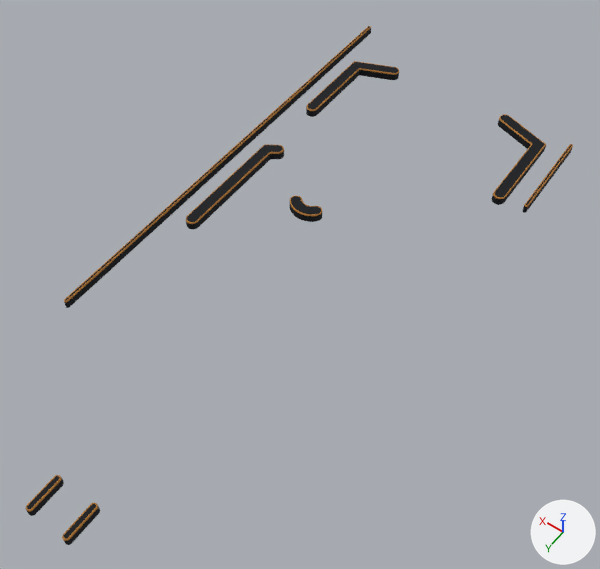
The COLLADA model Art/Models/premium/meridian-walls.dae: old version first, new version second.
Camera for both pictures: a 50 mm camera at (-0.97, 1.26, 1.95) aimed at (-0.06, -0.01, -0.04). Lighting does not change. The marker at lower right points along +X, +Y and +Z. The picture after the commit comes second. Vertices at exactly the same position are counted once.

Before the edit, the objects in view are built like this:
```python
me_accent = bpy.data.meshes.new('accent')
me_accent.from_pydata(...)  # 720 vertices, 1080 faces; spans x -0.5..0.43, y -1.16..0.98, z 0.03
me_accent.materials.append(mat_accent)  # orange #b87a30
me_cabinet_shell = bpy.data.meshes.new('cabinet_shell')
me_cabinet_shell.from_pydata(...)  # 540 vertices, 524 faces; spans x -0.5..0.43, y -1.16..0.98, z 0.0..0.03
me_cabinet_shell.materials.append(mat_cabinet_shell)  # black #050911
ob_accent = bpy.data.objects.new('accent', me_accent)
ob_accent.location = (0.0, 0.0, 0.0)
ob_cabinet_shell = bpy.data.objects.new('cabinet_shell', me_cabinet_shell)
ob_cabinet_shell.location = (0.0, 0.0, 0.0)
```
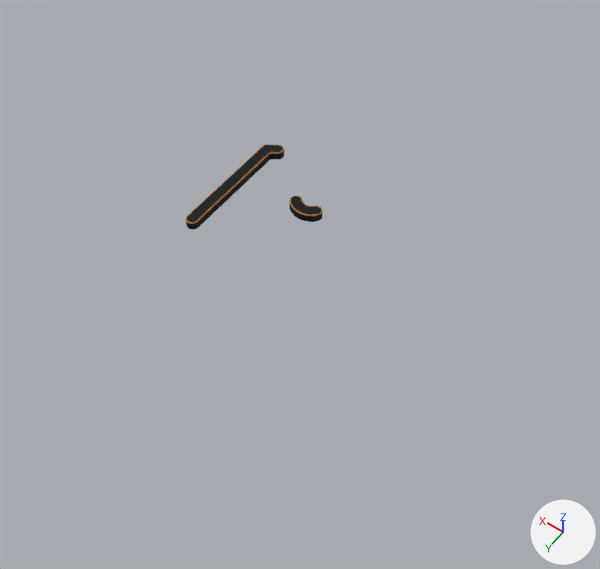
Location of each change, [x1, y1, x2, y2] in pixels of the pictures (600 x 569 px):
'cabinet_shell', reshaped (75% narrower, 84% shorter)
    before: [26, 26, 572, 545]
    after: [186, 145, 322, 229]
'accent', reshaped (75% narrower, 84% shorter)
    before: [26, 26, 573, 541]
    after: [186, 144, 322, 224]
part 1 of me_cabinet_shell, deleted
    before: [26, 26, 572, 545]
part 2 of me_accent, deleted
    before: [26, 26, 573, 541]

The change, as a diff of the scene's bpy script:
```diff
--- a/Art/Models/premium/meridian-walls.dae.py
+++ b/Art/Models/premium/meridian-walls.dae.py
@@ me_cabinet_shell @@
 # used by ob_cabinet_shell; location = (0.0, 0.0, 0.0)
-me_cabinet_shell.from_pydata(...)  # 540 vertices, 524 faces; spans x -0.5..0.43, y -1.16..0.98, z 0.0..0.03
+me_cabinet_shell.from_pydata(...)  # 204 vertices, 200 faces; spans x 0.02..0.35, y -0.41..0.04, z 0.0..0.03
+# me_cabinet_shell part 1: 12 loose pieces with 336 vertices, spanning x -0.5..0.43, y -1.16..0.98, z 0.0..0.03, are deleted
 me_cabinet_shell.materials.append(mat_cabinet_shell)
@@ me_accent @@
 # used by ob_accent; location = (0.0, 0.0, 0.0)
-me_accent.from_pydata(...)  # 720 vertices, 1080 faces; spans x -0.5..0.43, y -1.16..0.98, z 0.03
+me_accent.from_pydata(...)  # 272 vertices, 408 faces; spans x 0.02..0.35, y -0.41..0.04, z 0.03
+# me_accent part 2: 6 loose pieces with 448 vertices, spanning x -0.5..0.43, y -1.16..0.98, z 0.03, are deleted
 me_accent.materials.append(mat_accent)
```
